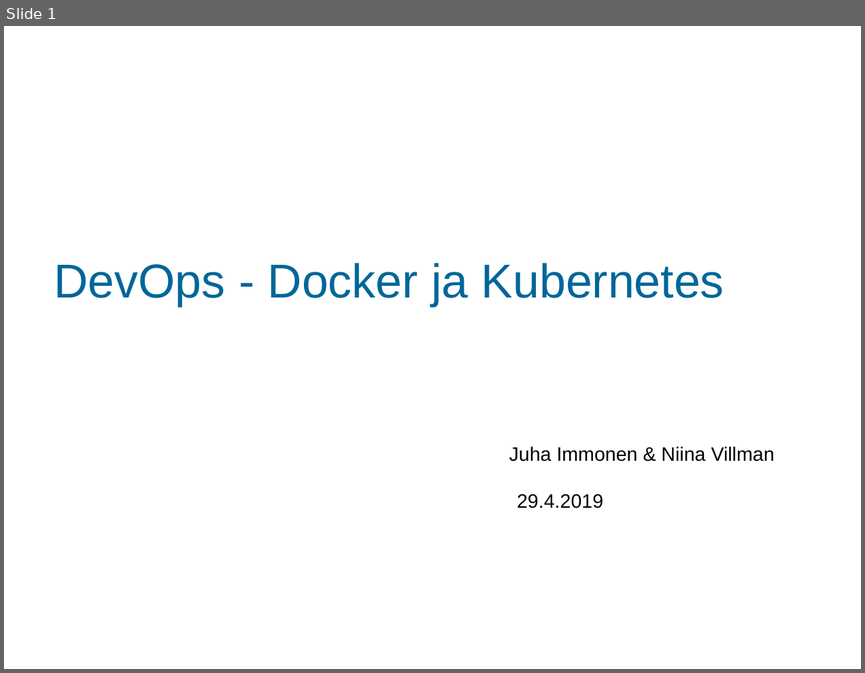
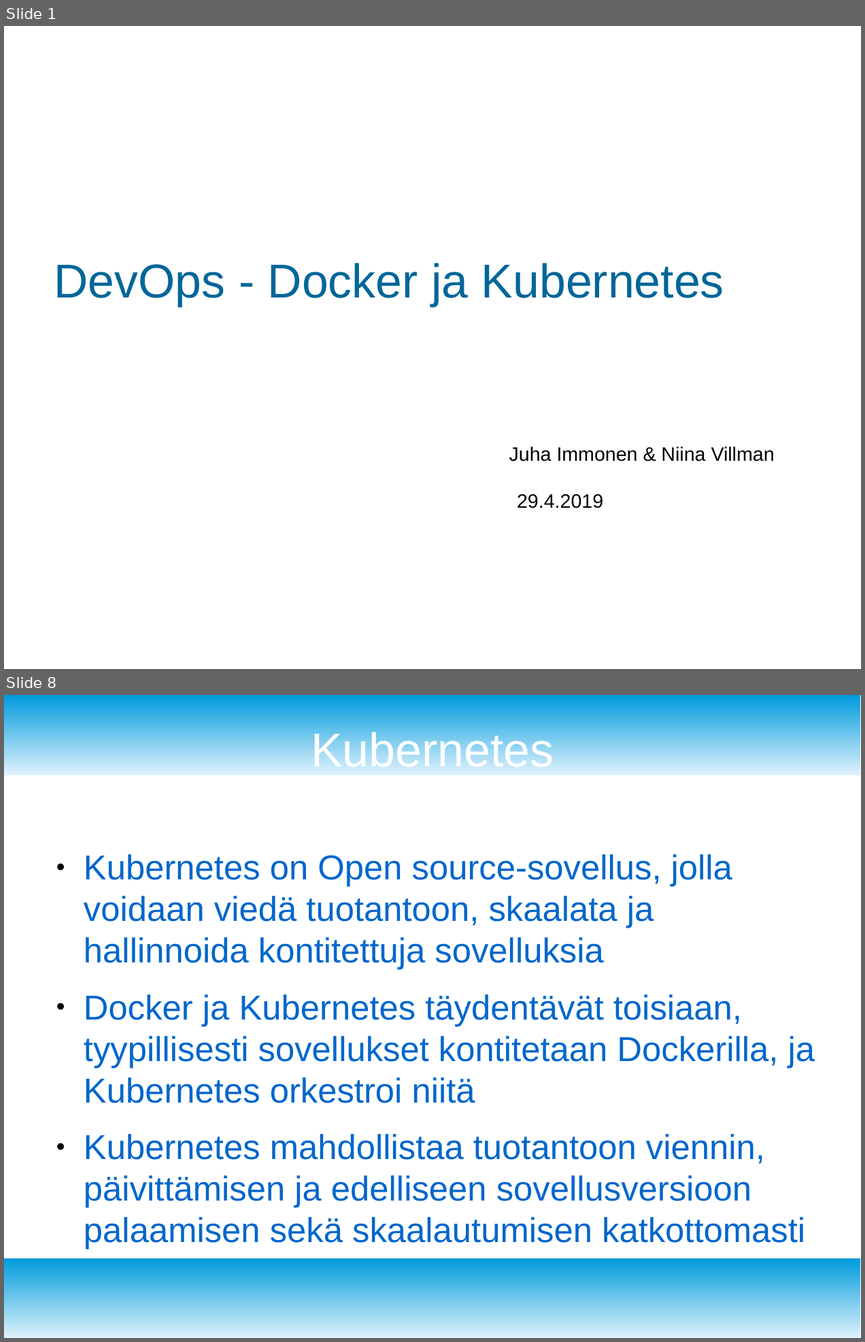
Before and after one commit to immonju1/pilvipalvelut, a slide deck: documents/pilvipalvelut_esitys_immonen_villman.odp. Shown one above the other, each under a label of ours: slide 1 before the commit, slides 1 and 8 after it; the slides between them are not shown. The pictures are 865x673 and 865x1342 pixels, drawn with LibreOffice and Linux fonts; fonts in the diff are those of the drawing; background and template pictures are left out. Boxes give left, top, right and bottom in pixels: in the first picture for what was removed or moved away, otherwise in the second. Text is boxed around its words. In the diff, an @@ line names an element or a change of style, - is before the commit and + after.

```diff
--- a/documents/pilvipalvelut_esitys_immonen_villman.odp
+++ b/documents/pilvipalvelut_esitys_immonen_villman.odp
@@ slide 8 added at [4,695,861,1338], background #FFFFFF @@
@@ rectangle added at [4,695,861,775], fill gradient #DFF2FC to #009BDD @@
@@ title added at [311,728,553,775], 44 pt, text #FFFFFF @@
+Kubernetes
@@ text added at [84,854,815,1249], 32 pt, text #0066CC @@
+● Kubernetes on Open source-sovellus, jolla voidaan viedä tuotantoon, skaalata ja hallinnoida kontitettuja sovelluksia
+● Docker ja Kubernetes täydentävät toisiaan, tyypillisesti sovellukset kontitetaan Dockerilla, ja Kubernetes orkestroi niitä
+● Kubernetes mahdollistaa tuotantoon viennin, päivittämisen ja edelliseen sovellusversioon palaamisen sekä skaalautumisen katkottomasti
@@ rectangle added at [4,1258,861,1338], fill gradient #DFF2FC to #009BDD @@
```
Also in this commit, not shown: 2 slides changed, 9 other slides added, 6 slides removed.
